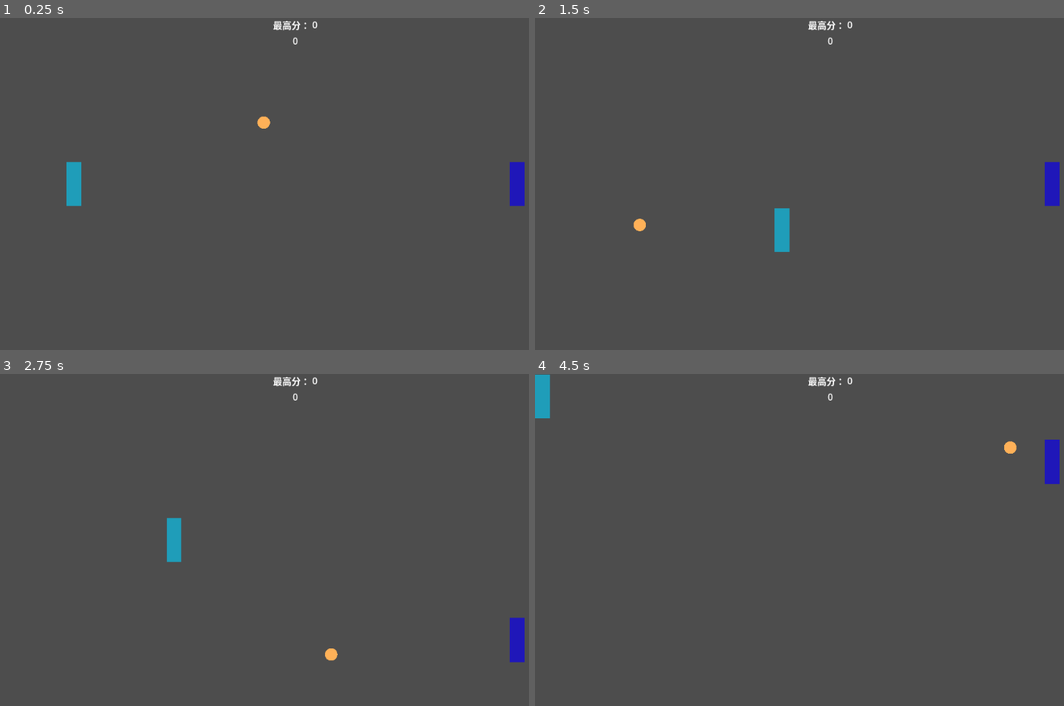
Above: before the commit, frames 1-4 (two rows, left to right).
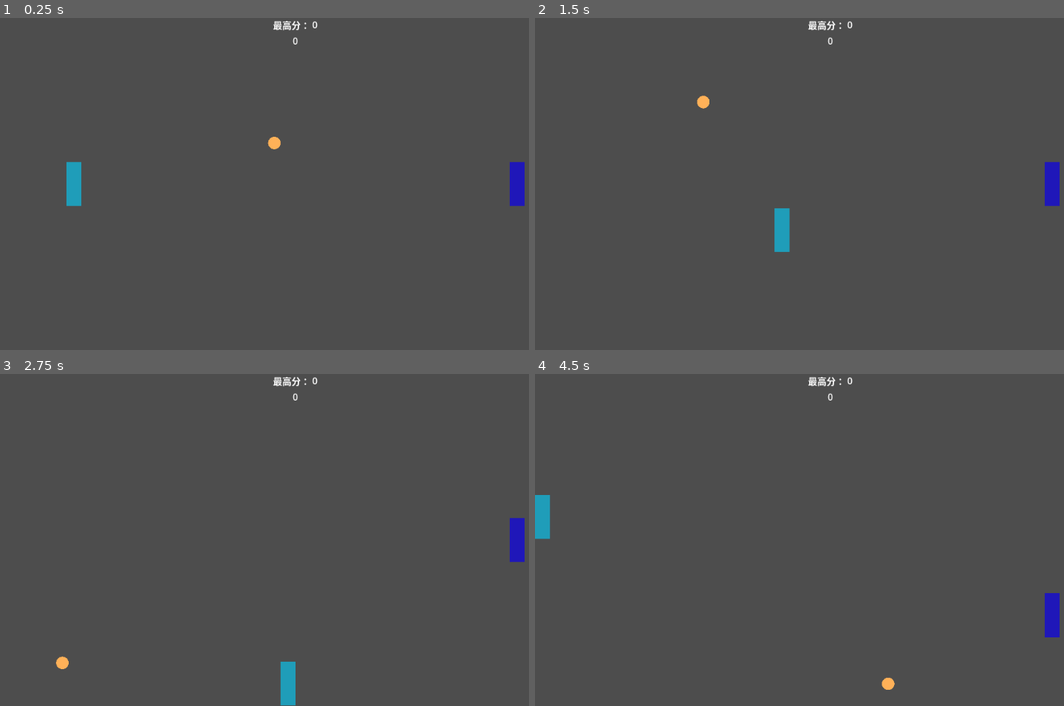
Above: after the commit, the same moments.

Repository: Spkyb/My_Godot_Games
Game: Godot game, scene res://scenes/main_scene.tscn
The game is run twice, just before and just after one commit, with the same random seed, the same clock (stepped at 60 frames per second) and the same inputs.
Inputs:
- Up to frame 1 (0.25 s): no input
- Up to frame 2 (1.5 s): hold Right (ui_right) 0.53-1.28 s; hold Down (ui_down) from 1.28 s (still down)
- Up to frame 3 (2.75 s): release Down (ui_down) at 2.03 s; hold Right (ui_right) from 2.03 s (still down)
- Up to frame 4 (4.5 s): release Right (ui_right) at 2.78 s; hold Up (ui_up) 2.78-3.53 s; hold Left (ui_left) from 3.53 s (still down)

The runs differ from the first frame. In frame 1, 0.2% of the frame differs, in the area x 48-54%, y 29-40%; in frame 2, 0.1%; in frame 3, 1.7%; in frame 4, 1.7%, in the area x 0-100%, y 0-96%.

Commit message:
完善一些功能
1、解决player多次击打球会多次得分
2、增加rival没有接到球会加10分没有解决问题：
1、球会穿过player

Diff:
--- a/Second_Ping _Pong/scenes/ball.tscn
+++ b/Second_Ping _Pong/scenes/ball.tscn
@@ -15,7 +15,6 @@
 texture = ExtResource("1_tk2ah")
 
 [node name="Area2D" type="Area2D" parent="." groups=["ball"]]
-visible = false
 
 [node name="CollisionShape2D" type="CollisionShape2D" parent="Area2D"]
 shape = SubResource("CircleShape2D_gpicp")
--- a/Second_Ping _Pong/scenes/main_scene.tscn
+++ b/Second_Ping _Pong/scenes/main_scene.tscn
@@ -14,27 +14,29 @@
 
 [node name="boundary" type="Sprite2D" parent="."]
 
-[node name="boundary_1" type="Area2D" parent="boundary" groups=["boundary_up_or_down"]]
+[node name="boundary_u&d" type="Area2D" parent="boundary" groups=["boundary_up_or_down"]]
 
-[node name="down" type="CollisionShape2D" parent="boundary/boundary_1"]
+[node name="down" type="CollisionShape2D" parent="boundary/boundary_u&d"]
 position = Vector2(0, 576)
 rotation = -1.5708
 scale = Vector2(0.05, 1)
 shape = SubResource("SegmentShape2D_7oywy")
 
-[node name="up" type="CollisionShape2D" parent="boundary/boundary_1"]
+[node name="up" type="CollisionShape2D" parent="boundary/boundary_u&d"]
 rotation = -1.5708
 scale = Vector2(0.05, 1)
 shape = SubResource("SegmentShape2D_7oywy")
 
-[node name="boundary_2" type="Area2D" parent="boundary" groups=["boundary_left_or_right"]]
+[node name="boundary_left" type="Area2D" parent="boundary" groups=["boundary_left"]]
 
-[node name="right" type="CollisionShape2D" parent="boundary/boundary_2"]
-position = Vector2(1024, 0)
+[node name="left" type="CollisionShape2D" parent="boundary/boundary_left"]
 scale = Vector2(0.05, 1)
 shape = SubResource("SegmentShape2D_6wy85")
 
-[node name="left" type="CollisionShape2D" parent="boundary/boundary_2"]
+[node name="boundary_right" type="Area2D" parent="boundary" groups=["boundary_right"]]
+
+[node name="right" type="CollisionShape2D" parent="boundary/boundary_right"]
+position = Vector2(1024, 0)
 scale = Vector2(0.05, 1)
 shape = SubResource("SegmentShape2D_6wy85")
 
--- a/Second_Ping _Pong/scenes/player.tscn
+++ b/Second_Ping _Pong/scenes/player.tscn
@@ -16,7 +16,6 @@
 texture = ExtResource("2_s4ms6")
 
 [node name="Area2D" type="Area2D" parent="." groups=["player"]]
-visible = false
 scale = Vector2(2.8125, 0.25)
 
 [node name="CollisionShape2D" type="CollisionShape2D" parent="Area2D"]
--- a/Second_Ping _Pong/scripts/Global.gd
+++ b/Second_Ping _Pong/scripts/Global.gd
@@ -3,10 +3,12 @@
 @onready var Ball_scene : PackedScene = preload("res://scenes/ball.tscn")
 
 var ball_direction = Vector2() # 球的运动方向
+var player_direction = Vector2() # 玩家的移动方向
 var ball : Node = null
 var arena : Node = null
 var score : int = 0
 var high_score : int = 0
+var can_add_score : bool = true
 
 func _ready():
 	randomize()#随机数
--- a/Second_Ping _Pong/scripts/ball.gd
+++ b/Second_Ping _Pong/scripts/ball.gd
@@ -2,9 +2,10 @@
 extends Node2D
 
 #外部可以直接修改的变量
-@export var speed : int = 6
+@export var speed : int = 4
 
 signal die
+signal player_win
 
 func _ready():
 	# 随机给球一个方向
@@ -17,11 +18,20 @@
 
 # 碰到player或者边界反弹ball
 func _on_area_2d_area_entered(area):
-	if area.is_in_group("player") ||area.is_in_group("rival"):# 还要修改，添加ball反弹的不确定值
-		Global.ball_direction.x= -Global.ball_direction.x
+	if area.is_in_group("player") ||area.is_in_group("rival"):
+		Global.ball_direction.x = -Global.ball_direction.x
+		Global.ball_direction.y += Global.player_direction.y
 		if area.is_in_group("player"):
-			Global.add_score(1)
+			Global.ball_direction.x += Global.player_direction.x
+			if Global.can_add_score:
+				Global.add_score(1)
+				Global.can_add_score = false
+		elif area.is_in_group("rival"):
+			Global.can_add_score = true
 	elif area.is_in_group("boundary_up_or_down"):
 		Global.ball_direction.y = -Global.ball_direction.y
-	elif area.is_in_group("boundary_left_or_right"):
+	elif area.is_in_group("boundary_left"):
 		emit_signal("die")
+	elif area.is_in_group("boundary_right"):
+		emit_signal("player_win")
+		Global.add_score(10)
--- a/Second_Ping _Pong/scripts/main_scene.gd
+++ b/Second_Ping _Pong/scripts/main_scene.gd
@@ -15,11 +15,7 @@
 	player.position.y = get_viewport_rect().size.y / 2
 	add_child(player)
 	# 添加乒乓球
-	Global.ball = Global.Ball_scene.instantiate()
-	Global.ball.position = get_viewport_rect().size / 2
-	add_child(Global.ball)
-
-	Global.ball.die.connect(_on_ball_die)
+	add_ball_child()
 	# 添加AI对手
 	var rival = Rival_scene.instantiate()
 	rival.position.x = get_viewport_rect().size.x - player.position.x
@@ -32,5 +28,18 @@
 		get_tree().quit()
 	pass
 
+# 添加乒乓球
+func add_ball_child():
+	Global.ball = Global.Ball_scene.instantiate()
+	Global.ball.position = get_viewport_rect().size / 2
+	add_child(Global.ball)
+	# 乒乓球的信号接收
+	Global.ball.die.connect(_on_ball_die)
+	Global.ball.player_win.connect(_on_ball_player_win)
+
 func _on_ball_die():
 	get_tree().reload_current_scene() # 重新加载场景
+
+func _on_ball_player_win():
+	Global.ball.queue_free()
+	add_ball_child()
--- a/Second_Ping _Pong/scripts/player.gd
+++ b/Second_Ping _Pong/scripts/player.gd
@@ -13,7 +13,8 @@
 func _process(delta):
 	vec.x = int(Input.is_action_pressed("ui_right")) - int(Input.is_action_pressed("ui_left"))
 	vec.y = int(Input.is_action_pressed("ui_down")) - int(Input.is_action_pressed("ui_up"))
-	position += vec.normalized() * speed * delta * 80
+	Global.player_direction = vec.normalized()
+	position += Global.player_direction * speed * delta * 80
 
 	# 防止离开player离开屏幕
 	position.x = clamp(position.x, 13, screen_size.x / 2 - 13)
--- a/Second_Ping _Pong/scripts/rival.gd
+++ b/Second_Ping _Pong/scripts/rival.gd
@@ -1,10 +1,9 @@
 extends Node2D
 #外部可以直接修改的变量
-@export var speed : int = 5
+@export var speed : int = 2
 
 var vec = Vector2()
 var screen_size
-
 
 func _ready():
 	# 获得屏幕尺寸
@@ -17,6 +16,7 @@
 	position.x = clamp(position.x, screen_size.x / 2 + 13, screen_size.x - 13)
 	position.y = clamp(position.y, 39, screen_size.y - 39)
 
+# rival的移动
 func rival_move(delta):
 	var ball_x_distance = position.x - Global.ball.position.x
 	var ball_y_distance = position.y - Global.ball.position.y
